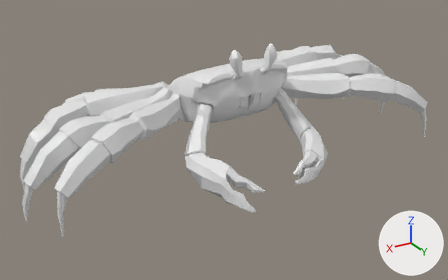
What one commit did to the Blender file Crab_Asset.blend.
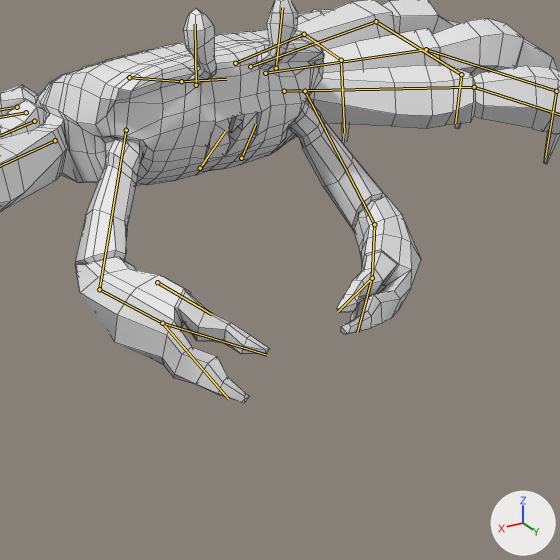
Each version is shown whole from a camera (50 mm lens) standing at (0.101, 0.1642, 0.0939) and looking at (0.0029, 0.0007, 0.0122), then close up on the part from 34% to 86% of the width and 16% to 99% of the height. The lights are fixed; the arrows at lower right show +X, +Y and +Z. Both versions are drawn at frame 35 of the action 'Crab idle eat'; the numbers are the values there. The bones that bend it are drawn over the model as lines in the close-ups. The close-ups show mesh edges as thin lines. Objects named as collision shapes, trigger or cutter boxes, shadow casters or lower levels of detail are left out.

Names of what the first close-up shows: 'Crab_LOD0'.
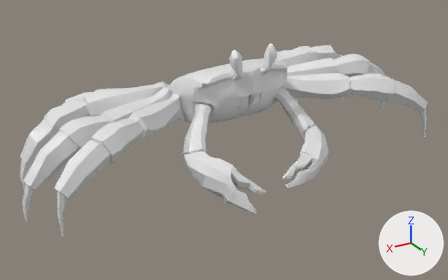
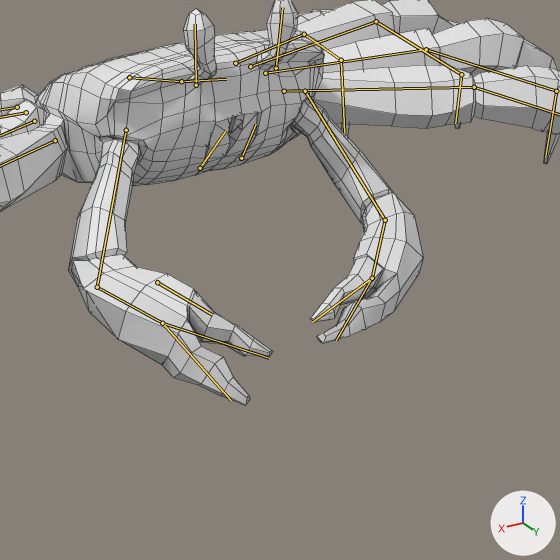
The edits, one by one:
Bone 'CTR.Pincer.R' (bone_ctr_pincer_r) turns from (-11, 12, -7) to (0, 0, 0) degrees about its own x, y and z.
Bone 'CTR.Pincer.L' (bone_ctr_pincer_l) turns from (0, 0, 0) to (3, 37, 1) degrees about its own x, y and z.

Pixel boxes (x1, y1, x2, y2) of what changed, in the close-ups (560 x 560 px):
'Crab_LOD0', posed
    before: (0, 0, 560, 403)
    after: (0, 0, 560, 405)
